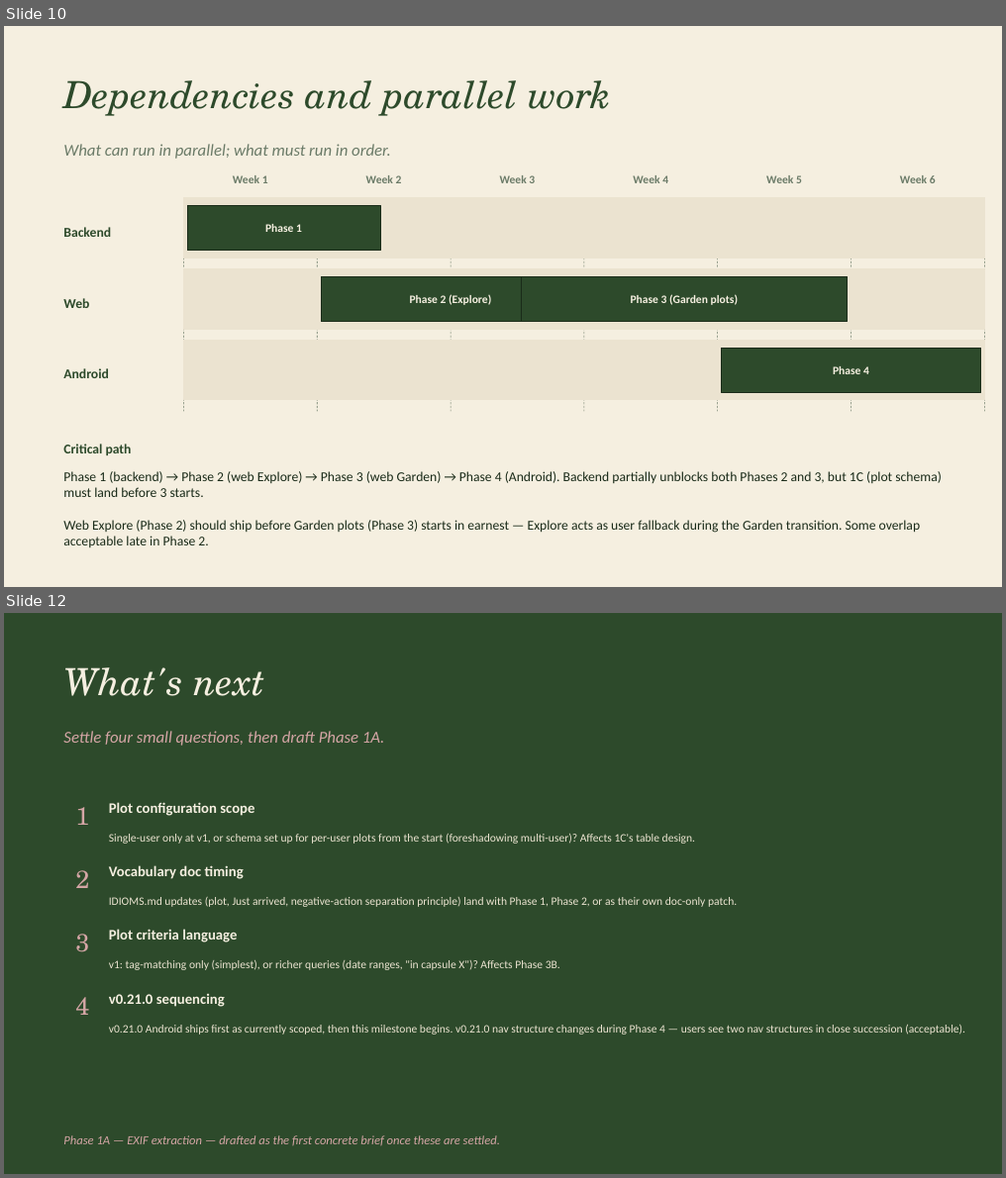
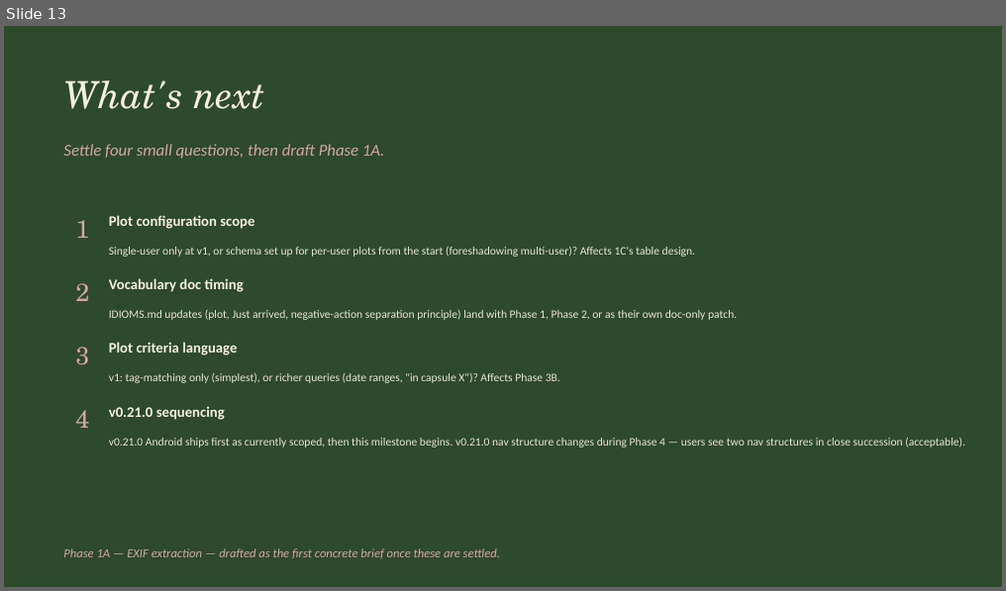
Before and after one commit to bacalv/Heirlooms, a slide deck: docs/presentations/Garden_Explore_Plan.pptx. Shown one above the other, each under a label of ours: slides 10 and 12 before the commit, slide 13 after it; the slides between them are not shown. The pictures are 1006x1178 and 1006x591 pixels, drawn with LibreOffice and Linux fonts; fonts in the diff are those of the drawing. Boxes give left, top, right and bottom in pixels: in the first picture for what was removed or moved away, otherwise in the second. Text is boxed around its words. In the diff, an @@ line names an element or a change of style, - is before the commit and + after.

```diff
--- a/docs/presentations/Garden_Explore_Plan.pptx
+++ b/docs/presentations/Garden_Explore_Plan.pptx
@@ slide 10 removed at [4,26,1002,587], background #F5EFE0 @@
@@ text removed at [63,80,612,116] @@
-Dependencies and parallel work
@@ text removed at [63,144,391,159] @@
-What can run in parallel; what must run in order.
@@ line removed from (183, 198) to (183, 411) @@
@@ rectangle removed at [183,198,985,258] @@
@@ text removed at [233,175,268,183] @@
-Week 1
@@ line removed from (317, 198) to (317, 411) @@
@@ text removed at [366,175,402,183] @@
-Week 2
@@ line removed from (450, 198) to (450, 411) @@
@@ text removed at [500,175,535,183] @@
-Week 3
@@ line removed from (584, 198) to (584, 411) @@
@@ text removed at [633,175,668,183] @@
-Week 4
@@ line removed from (718, 198) to (718, 411) @@
@@ text removed at [766,175,802,183] @@
-Week 5
@@ line removed from (851, 198) to (851, 411) @@
@@ text removed at [900,175,936,183] @@
-Week 6
@@ line removed from (985, 198) to (985, 411) @@
@@ text removed at [63,227,111,237] @@
-Backend
@@ rectangle removed at [187,205,380,251] @@
@@ text removed at [265,224,302,232] @@
-Phase 1
@@ rectangle removed at [183,270,985,329] @@
@@ rectangle removed at [321,276,580,322] @@
@@ rectangle removed at [522,276,847,322] @@
@@ text removed at [63,298,89,308] @@
-Web
@@ text removed at [410,294,491,305] @@
-Phase 2 (Explore)
@@ text removed at [631,294,738,305] @@
-Phase 3 (Garden plots)
@@ rectangle removed at [183,341,985,400] @@
@@ rectangle removed at [721,348,981,393] @@
@@ text removed at [63,369,108,378] @@
-Android
@@ text removed at [833,367,869,374] @@
-Phase 4
@@ text removed at [63,444,132,456] @@
-Critical path
@@ text removed at [63,472,942,548] @@
-Phase 1 (backend) → Phase 2 (web Explore) → Phase 3 (web Garden) → Phase 4 (Android). Backend partially unblocks both Phases 2 and 3, but 1C (plot schema) must land before 3 starts.
-Web Explore (Phase 2) should ship before Garden plots (Phase 3) starts in earnest — Explore acts as user fallback during the Garden transition. Some overlap acceptable late in Phase 2.
@@ what was slide 12 is now slide 13 @@
```
Also in this commit, not shown: 5 slides changed, 3 slides added, 1 other slide removed.
